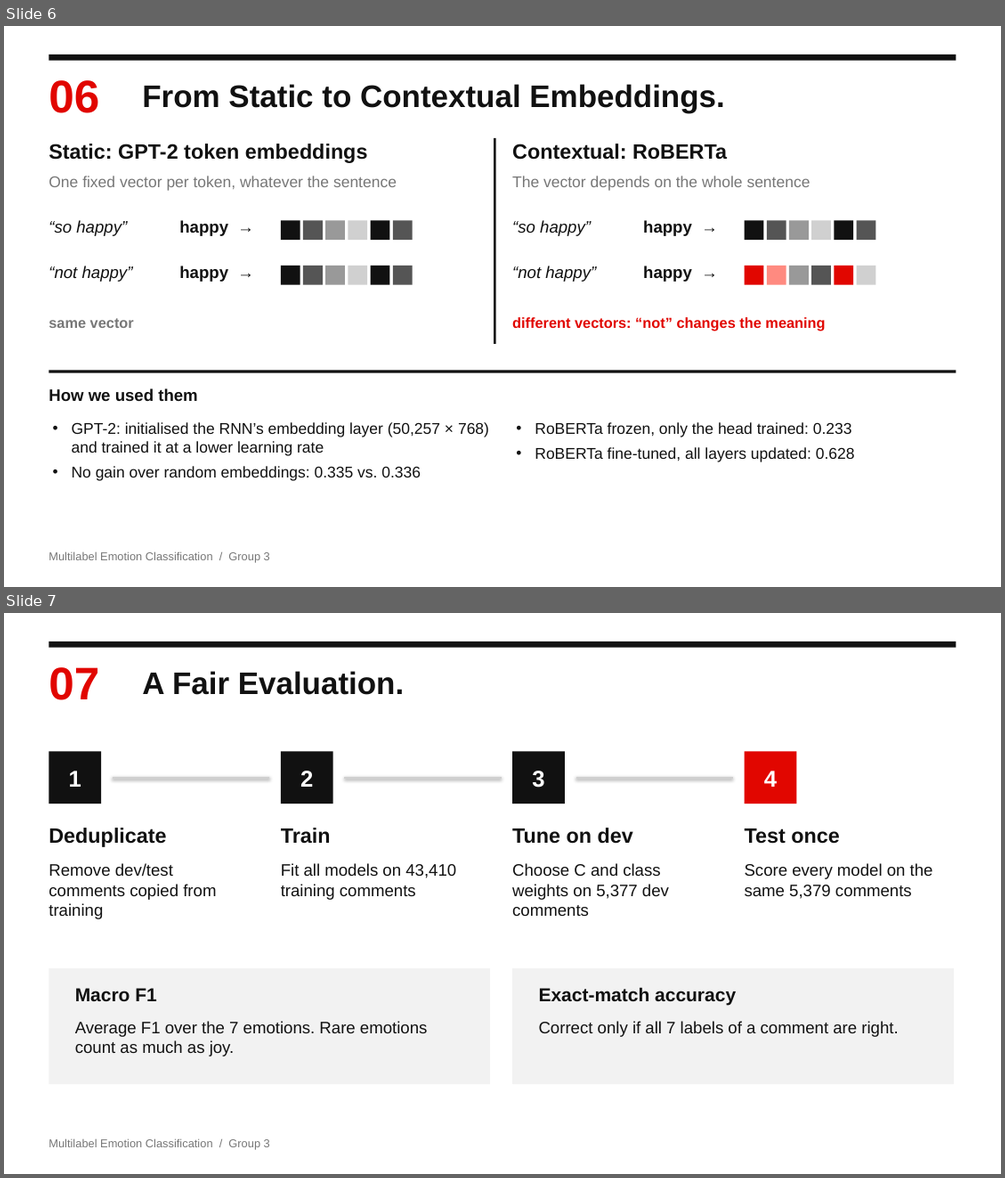
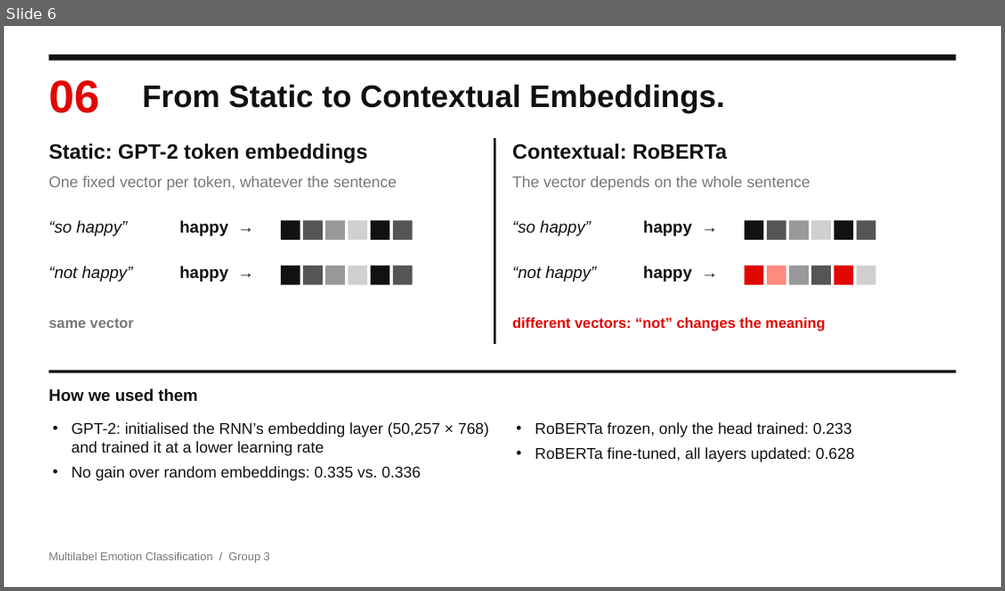
Before and after one commit to Ephab/NLP-Project, a slide deck: Emotion_Classification_Presentation.pptx. Shown one above the other, each under a label of ours: slides 6 and 7 before the commit, slide 6 after it. The pictures are 1005x1178 and 1005x591 pixels, drawn with LibreOffice and Linux fonts; fonts in the diff are those of the drawing. Boxes give left, top, right and bottom in pixels: in the first picture for what was removed or moved away, otherwise in the second. Text is boxed around its words. In the diff, an @@ line names an element or a change of style, - is before the commit and + after.

Commit message:
Remove the fair-evaluation slide and renumber the deck (11 slides)

```diff
--- a/Emotion_Classification_Presentation.pptx
+++ b/Emotion_Classification_Presentation.pptx
@@ slide 7 removed at [4, 613, 1001, 1174], background #FFFFFF @@
@@ rectangle removed at [48, 641, 956, 648] @@
@@ text removed at [48, 667, 99, 700] @@
-07
@@ text removed at [142, 671, 404, 695] @@
-A Fair Evaluation.
@@ rectangle removed at [48, 751, 101, 803] @@
-1
@@ rectangle removed at [281, 751, 333, 803] @@
-2
@@ rectangle removed at [512, 751, 565, 803] @@
-3
@@ rectangle removed at [744, 751, 797, 803] @@
-4
@@ line removed from (113, 778) to (269, 778) @@
@@ line removed from (344, 778) to (502, 778) @@
@@ line removed from (576, 778) to (733, 778) @@
@@ text removed at [48, 827, 166, 847] @@
-Deduplicate
@@ text removed at [281, 827, 331, 844] @@
-Train
@@ text removed at [512, 827, 633, 844] @@
-Tune on dev
@@ text removed at [744, 828, 839, 844] @@
-Test once
@@ text removed at [48, 863, 216, 919] @@
-Remove dev/test comments copied from training
@@ text removed at [281, 863, 456, 900] @@
-Fit all models on 43,410 training comments
@@ text removed at [512, 863, 669, 916] @@
-Choose C and class weights on 5,377 dev comments
@@ text removed at [744, 863, 933, 899] @@
-Score every model on the same 5,379 comments
@@ rectangle removed at [48, 968, 490, 1084] @@
@@ rectangle removed at [512, 968, 954, 1084] @@
@@ text removed at [75, 988, 156, 1001] @@
-Macro F1
@@ text removed at [539, 987, 736, 1005] @@
-Exact-match accuracy
@@ text removed at [75, 1021, 428, 1056] @@
-Average F1 over the 7 emotions. Rare emotions count as much as joy.
@@ text removed at [539, 1021, 898, 1037] @@
-Correct only if all 7 labels of a comment are right.
@@ text removed at [48, 1139, 270, 1150] @@
-Multilabel Emotion Classification / Group 3
```
Also in this commit, not shown: 5 slides changed.
